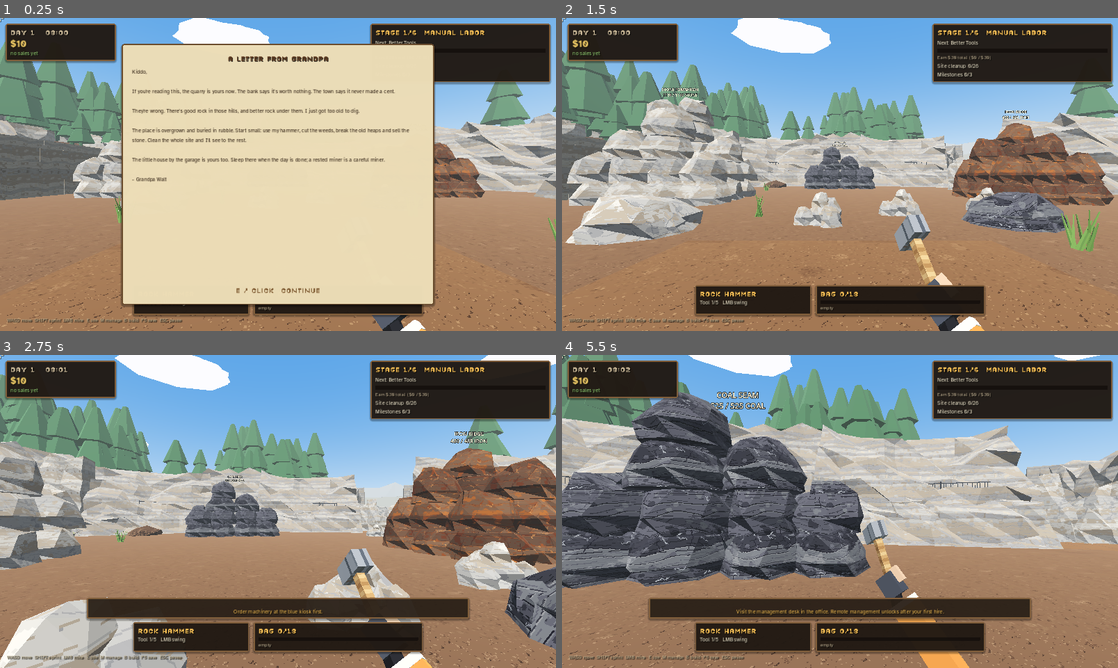
Above: before the commit, frames 1-4 (two rows, left to right).
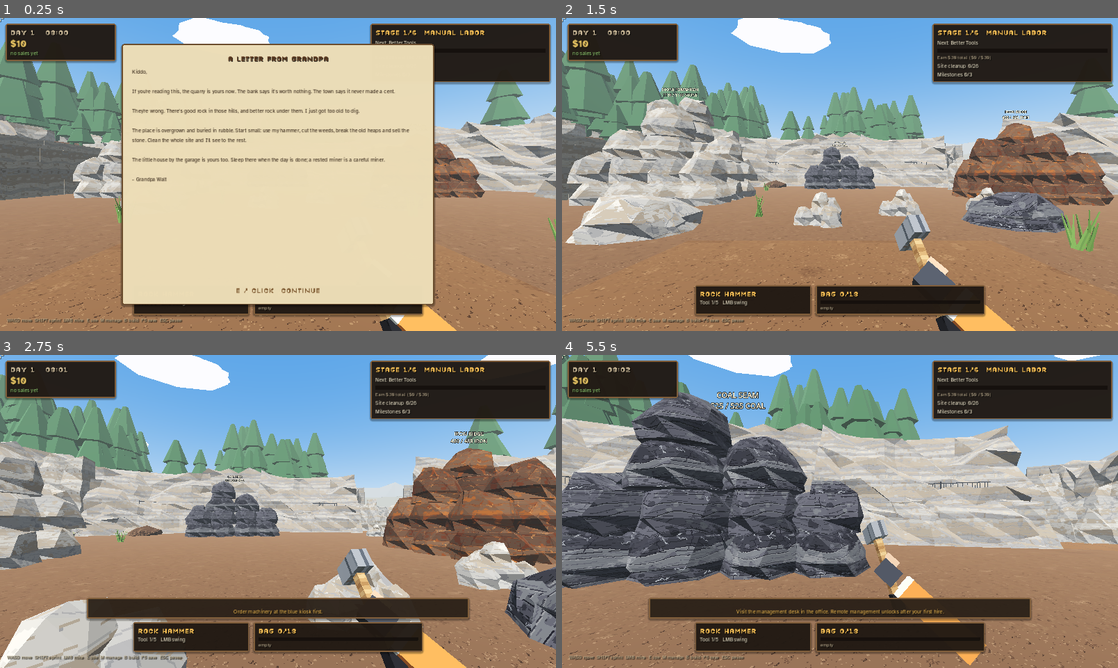
Above: after the commit, the same moments.

Repository: jafetmora79-lab/Quarry-Days
Game: Godot game, scene res://Main.tscn
Two runs of this game, one before a commit and one after it. Both use one fixed random seed, a clock stepped at 60 frames per second and the inputs below.
Inputs (mouse positions are in pixels of both pictures, inside the frame that each line leads up to):
- Up to frame 1 (0.25 s): no input
- Up to frame 2 (1.5 s): tap Enter at 0.5 s; move the mouse to (867, 174) at 0.52 s; hold E (interact) 0.53-1.28 s; hold W (move_forward) from 0.53 s (still down); click (867, 174) at 0.67 s; tap Space at 0.77 s; move the mouse to (812, 174) at 1.27 s; tap E (interact) at 1.35 s
- Up to frame 3 (2.75 s): keep holding W (move_forward); tap Space at 1.52 s; move the mouse to (289, 505) at 2.02 s; hold P (place_machine) from 2.03 s (still down); tap E (interact) at 2.3 s
- Up to frame 4 (5.5 s): keep holding W (move_forward); move the mouse to (834, 517) at 2.77 s; release P (place_machine) at 2.78 s; tap R (rotate_machine) at 2.85 s; click (834, 517) at 2.92 s; tap Space at 3.02, 3.77, 4.52 s; tap E (interact) at 3.05, 3.8, 4.55 s; move the mouse to (878, 514) at 3.52 s; hold Shift (sprint) 3.53-4.28 s; move the mouse to (795, 508) at 4.27 s; tap M at 4.35 s; move the mouse to (845, 511) at 5.02 s; hold E (interact) from 5.03 s (still down); tap G at 5.1 s; click (845, 511) at 5.17 s

The runs differ from the first frame. In frame 1, 0.6% of the frame differs, in the area x 66-83%, y 91-100%; in frame 2, 1.0%; in frame 3, 0.8%; in frame 4, 1.2%, in the area x 56-77%, y 63-100%.

Commit message:
WIP: second hand visible on pickaxe, machine snapping, whiteboard in the office
Co-Authored-By: Claude Sonnet 5.5 <noreply@anthropic.com>
Claude-Session: https://claude.ai/code/session_01BdFm1yVtnu8eVQTLcJwNBQ

Diff:
--- a/scripts/art/quarry_art.gd
+++ b/scripts/art/quarry_art.gd
@@ -363,20 +363,31 @@
 	prop(P_CHAIR, c + Vector3(0.1, 0.16, 1.95), PI)
 	prop(P_FILING, c + Vector3(-1.95, 0.16, 1.85), PI * 0.5)
 	prop(P_DOCS, c + Vector3(-1.95, 0.16, 0.9), PI * 0.5)
-	prop(P_NOTICE, c + Vector3(-2.22, 1.0, -0.6), PI * 0.5)
+	_whiteboard(c + Vector3(-2.23, 1.45, -0.4))
 	prop(P_CLOCK, c + Vector3(1.4, 2.1, 2.2), PI)
 	prop(P_CALENDAR, c + Vector3(2.22, 1.4, 1.2), -PI * 0.5)
 	prop(P_WAITING, c + Vector3(1.85, 0.16, -0.6), -PI * 0.5)
 	solid("Office cabinets", c + Vector3(-1.95, 0.6, 1.4), Vector3(0.6, 1.2, 1.4))
-	# upgrade board outside the door: THE VEIL notice board on two posts
-	var ub := Vector3(game.OFFICE_POS.x, 0, 7.8)
-	prop(P_NOTICE, ub + Vector3(0, 0.55, 0.05), PI)
-	for x in [-0.95, 0.95]:
-		bx(M_WOOD, ub + Vector3(x, 0.95, 0.1), Vector3(0.1, 1.9, 0.1))
-	_sign(root, "Sign_Upgrades", ub + Vector3(0, 2.05, -0.06), Vector2(1.2, 0.3), PI)
 	# break area
 	prop(P_BENCH, Vector3(-14.4, 0, 15.3), PI)
 	prop(P_TRASH, Vector3(-16.4, 0, 15.6))
+
+## The upgrade board: a whiteboard on the office's west wall (E to open the upgrades), with the price list scribbled
+## in marker, a pen tray and a magnet or two.
+func _whiteboard(at: Vector3) -> void:
+	bx("SteelPlate", at, Vector3(0.05, 1.18, 1.98))                                    # aluminium frame
+	MeshKit.inst(root, MeshKit.box(Vector3(0.03, 1.06, 1.86)), MeshKit.flat(Color(0.95, 0.96, 0.94)), at + Vector3(0.025, 0, 0))   # board face
+	bx("SteelPlate", at + Vector3(0.06, -0.58, 0), Vector3(0.1, 0.04, 1.2))            # marker tray
+	for k in range(4):
+		var col: Color = [Color(0.80, 0.18, 0.15), Color(0.18, 0.35, 0.75), Color(0.12, 0.12, 0.14), Color(0.20, 0.55, 0.25)][k]
+		MeshKit.inst(root, MeshKit.box(Vector3(0.02, 0.025, 0.14)), MeshKit.flat(col), at + Vector3(0.09, -0.555, -0.35 + k * 0.22))   # markers
+	for row in range(6):                                                              # scribbled price list
+		var w := 0.9 + 0.12 * float((row * 5) % 4)
+		var col2 := Color(0.14, 0.2, 0.45) if row % 2 == 0 else Color(0.12, 0.12, 0.14)
+		MeshKit.inst(root, MeshKit.box(Vector3(0.012, 0.035, w)), MeshKit.flat(col2), at + Vector3(0.045, 0.18 - row * 0.12, -0.3 + (w - 0.9) * 0.2))
+	_sign(root, "Sign_Upgrades", at + Vector3(0.05, 0.42, 0.0), Vector2(1.1, 0.27), PI * 0.5)
+	for z in [-0.78, 0.78]:
+		MeshKit.inst(root, MeshKit.box(Vector3(0.03, 0.06, 0.06)), MeshKit.flat(Color(0.80, 0.18, 0.15)), at + Vector3(0.055, 0.4, z))   # magnets
 
 ## The player's small house by the garage: a bed to sleep in once the day is done (see main.try_sleep).
 func _home() -> void:
--- a/scripts/main.gd
+++ b/scripts/main.gd
@@ -312,7 +312,7 @@
 	bed.set_meta("kind", "bed")
 	var sell := _solid(world,"Selling station",Vector3(-7,0.85,10),Vector3(2.2,1.7,1.25),Color(0.37,0.26,0.14))
 	sell.set_meta("kind","sell")
-	var shop := _solid(world,"Upgrade board",Vector3(OFFICE_POS.x,1.2,7.8),Vector3(2.1,1.4,0.25),Color(0.15,0.26,0.27))
+	var shop := _solid(world,"Upgrade board",OFFICE_POS + Vector3(-2.2, 1.45, -0.4),Vector3(0.14,1.2,2.0),Color(0.15,0.26,0.27))   # the whiteboard inside the office
 	shop.set_meta("kind","upgrades")
 	var storage := _solid(world,"Storage crate",Vector3(10,0.65,10),Vector3(2,1.3,1.6),Color(0.33,0.23,0.13))
 	storage.set_meta("kind","storage")
@@ -1591,6 +1591,10 @@
 		if not body.collision_layer:
 			continue
 		var d: Vector3 = body.position - pos
+		if str(body.get_meta("kind", "")) == "conveyor":
+			if Vector2(d.x, d.z).length() < 1.7:     # a belt end may touch a machine's port: only the belt body itself blocks
+				return false
+			continue
 		if absf(d.x)<2.1 and absf(d.z)<2.1:
 			return false
 	for i in range(state.crushers.size()):
@@ -1656,6 +1660,13 @@
 		if not snap.is_empty():
 			ghost.position = Vector3(snap["pos"].x, ghost.position.y, snap["pos"].z)
 			placement_yaw = float(snap["yaw"])
+	var snap_note := ""
+	if placement_kind in ["crusher", "advanced_crusher", "output"] and grid_snap:
+		var ms := machine_snap(placement_kind, ghost.position)
+		if not ms.is_empty():
+			ghost.position = Vector3(ms["pos"].x, ghost.position.y, ms["pos"].z)
+			placement_yaw = float(ms["yaw"])
+			snap_note = str(ms["note"])
 	ghost.rotation.y = placement_yaw
 	ghost.visible = true
 	placement_hint = ""
@@ -1665,6 +1676,10 @@
 		placement_hint = "\nIN: %s  ->  OUT: %s%s" % [business.describe_ep(link["src"]), business.describe_ep(link["dst"]), "  |  CONNECTED" if not link["src"].is_empty() and not link["dst"].is_empty() else "  |  align both ends"]
 	else:
 		ghost_valid = placement_valid(ghost.position,placement_yaw)
+		if snap_note != "":
+			placement_hint = "\nCONNECTS: " + snap_note + "  (G = place freely)"
+		elif grid_snap:
+			placement_hint = "\nMove next to a belt end or machine and it snaps into place"
 	if ghost_ok_mat == null:
 		ghost_ok_mat = StandardMaterial3D.new()
 		ghost_ok_mat.albedo_color = Color(0.35, 0.95, 0.4, 0.5)
@@ -2323,6 +2338,12 @@
 		for k in range(4):
 			var yk := float(k) * PI * 0.5
 			cands.append({"pos": op - Business.forward(yk) * 1.75, "yaw": yk})
+	for k in range(4):
+		var yk := float(k) * PI * 0.5
+		cands.append({"pos": business.storage_pos * Vector3(1, 0, 1) - Business.forward(yk) * 2.0, "yaw": yk})   # delivers into the storage crate
+		cands.append({"pos": business.storage_pos * Vector3(1, 0, 1) + Business.forward(yk) * 2.0, "yaw": yk})   # carries away from it
+		for ri in range(prog.rigs.size()):
+			cands.append({"pos": prog.rig_bin_pos(prog.rigs[ri]) * Vector3(1, 0, 1) + Business.forward(yk) * 1.0, "yaw": yk})   # takes from a rig's bin
 	for j in range(business.conveyors.size()):
 		var cp: Vector3 = Business.v3(business.conveyors[j]["position"]) * Vector3(1, 0, 1)
 		var yj := float(business.conveyors[j]["yaw"])
@@ -2331,6 +2352,46 @@
 	for cd in cands:
 		var d := Vector2(at.x, at.z).distance_to(Vector2(cd["pos"].x, cd["pos"].z))
 		if d < best_d and conveyor_valid(Vector3(cd["pos"].x, at.y, cd["pos"].z), float(cd["yaw"])):
+			best_d = d
+			best = cd
+	return best
+
+## Magnetic placement for crushers and output storages: next to a belt end, a crusher chute or an output, the ghost
+## jumps to the spot where the ports meet, facing along the flow, so the machine is connected the moment it is placed.
+## Returns {"pos", "yaw", "note"} or {} when nothing is near (or the connecting spot is blocked).
+func machine_snap(kind: String, at: Vector3) -> Dictionary:
+	var adv := kind == "advanced_crusher"
+	var cands := []
+	for j in range(business.conveyors.size()):
+		var cp: Vector3 = Business.v3(business.conveyors[j]["position"]) * Vector3(1, 0, 1)
+		var yj := float(business.conveyors[j]["yaw"])
+		var fj := Business.forward(yj)
+		var link: Dictionary = business.links[j] if j < business.links.size() else {}
+		if kind == "output":
+			if link.get("dst", {}).is_empty():
+				cands.append({"pos": cp + fj * 1.75, "yaw": yj, "note": "end of conveyor #%d" % (j + 1)})
+		else:
+			if link.get("dst", {}).is_empty():
+				cands.append({"pos": cp + fj * (2.2 if adv else 2.0), "yaw": yj, "note": "feeds from conveyor #%d" % (j + 1)})
+			if link.get("src", {}).is_empty():
+				cands.append({"pos": cp - fj * (2.2 if adv else 2.0), "yaw": yj, "note": "its chute starts conveyor #%d" % (j + 1)})
+	if kind == "output":
+		for i in range(state.crushers.size()):
+			var c: Vector3 = Business.v3(state.crushers[i]["position"]) * Vector3(1, 0, 1)
+			var yc := float(state.crushers[i]["yaw"])
+			cands.append({"pos": c + Business.forward(yc) * (2.8 if int(state.crushers[i].get("tier", 1)) >= 2 else 2.6), "yaw": yc, "note": "crusher #%d chute" % (i + 1)})
+	else:
+		for o in range(business.outputs.size()):
+			var op: Vector3 = Business.v3(business.outputs[o]["position"]) * Vector3(1, 0, 1)
+			for k in range(4):
+				var yk := float(k) * PI * 0.5
+				cands.append({"pos": op - Business.forward(yk) * (2.4 if adv else 2.2), "yaw": yk, "note": "its chute drops into output storage #%d" % (o + 1)})
+	var best := {}
+	var best_d := 3.2
+	for cd in cands:
+		var d := Vector2(at.x, at.z).distance_to(Vector2(cd["pos"].x, cd["pos"].z))
+		var pos := Vector3(cd["pos"].x, at.y, cd["pos"].z)
+		if d < best_d and placement_valid(pos, float(cd["yaw"])):
 			best_d = d
 			best = cd
 	return best
--- a/scripts/tool_view.gd
+++ b/scripts/tool_view.gd
@@ -251,12 +251,12 @@
 ## the screen edge (camera space, -Z is forward). Hands and sleeves are children of the model, so they swing, bob and
 ## vibrate with it and the tool is always visibly held. Single grip on the hammer; two hands on the pickaxes, the drill
 ## (pistol grip + body) and the jackhammer (T-handle).
-const HAND_R_DIR := Vector3(0.40, -0.53, 0.74)
-const HAND_L_DIR := Vector3(-0.45, -0.45, 0.77)
+const HAND_R_DIR := Vector3(0.62, -0.50, 0.60)
+const HAND_L_DIR := Vector3(-0.70, -0.38, 0.60)
 const HANDS := {
-	0: [["R", Vector3(0, 0.09, 0)]],
-	1: [["R", Vector3(0, 0.10, 0)], ["L", Vector3(0, 0.33, 0)]],
-	2: [["R", Vector3(0, 0.12, 0)], ["L", Vector3(0, 0.37, 0)]],
+	0: [["R", Vector3(0, 0.15, 0)]],
+	1: [["R", Vector3(0, 0.17, 0)], ["L", Vector3(0, 0.37, 0)]],
+	2: [["R", Vector3(0, 0.20, 0)], ["L", Vector3(0, 0.41, 0)]],
 	3: [["R", Vector3(0, 0.0, 0.05)], ["L", Vector3(-0.065, 0.12, -0.1)]],
 	4: [["R", Vector3(0.15, 0.0, 0)], ["L", Vector3(-0.15, 0.0, 0)]],
 }
--- /dev/null
+++ b/tests/test_connect.gd
@@ -0,0 +1,69 @@
+extends SceneTree
+## Magnetic machine placement: crushers and outputs snap to belt ends and chutes so they connect when placed.
+##   godot --headless --fixed-fps 60 -s tests/test_connect.gd
+
+var checks := 0
+var failures := []
+
+func check(c: bool, label: String) -> void:
+	checks += 1
+	if not c:
+		failures.append(label)
+		printerr("FAIL: " + label)
+	else:
+		print("PASS: " + label)
+
+func _initialize() -> void:
+	call_deferred("run")
+
+func frames(n: int) -> void:
+	for i in range(n):
+		await physics_frame
+
+func run() -> void:
+	var game = load("res://Main.tscn").instantiate()
+	game.autosave_enabled = false
+	root.add_child(game)
+	await process_frame
+	await frames(4)
+	game.hud.close_card()
+	await process_frame
+	game.hud.close_card()
+	await process_frame
+	game.prog.stage = game.prog.stage_index("large")
+	game.state.money = 90000
+	game.business.milestones["mechanized"] = true
+	# a crusher, with a loose output spot near its chute
+	game.state.new_crusher(Vector3(-8, 0, 3), 0.0, 1)
+	game._create_crusher(0)
+	game.business.compute_links()
+	game.grid_snap = true
+	var sn: Dictionary = game.machine_snap("output", Vector3(-8.3, 0, 0.5))
+	check(not sn.is_empty(), "A an output placed near a crusher's chute snaps to it")
+	var o: int = game.business.add_output(Vector3(sn["pos"].x, 0, sn["pos"].z), float(sn["yaw"]))
+	game._create_output(o)
+	game.business.compute_links()
+	check(game.business.crusher_outputs[0] == o, "A and the crusher's chute drops straight into it (output #%d)" % (o + 1))
+	# a belt from a spot clear of both, then a second crusher snapped onto its end
+	var cs: Dictionary = game.conveyor_snap(Vector3(6.0, 0, 7.0))
+	var bi: int = game.business.add_conveyor(Vector3(6, 0, 7), 0.0)
+	game._create_conveyor(bi)
+	game.business.compute_links()
+	var link: Dictionary = game.business.links[bi]
+	check(link["src"].is_empty() and link["dst"].is_empty(), "B a lone belt starts unconnected")
+	var s2: Dictionary = game.machine_snap("crusher", Vector3(6.2, 0, 4.2))
+	check(not s2.is_empty(), "B a crusher placed near the belt end snaps to it (%s)" % str(s2.get("note", "")))
+	game.state.new_crusher(Vector3(s2["pos"].x, 0, s2["pos"].z), float(s2["yaw"]), 1)
+	game._create_crusher(1)
+	game.business.compute_links()
+	link = game.business.links[bi]
+	check(not link["dst"].is_empty() and str(link["dst"]["type"]) == "crusher", "B and the belt now feeds that crusher without any fiddling")
+	var s3: Dictionary = game.machine_snap("output", Vector3(14.0, 0, 8.0))
+	check(s3.is_empty() or not (str(s3.get("note", "")).begins_with("end of conveyor")), "C a belt that already ends in a machine offers no second end spot")
+	# belts snap to the storage crate
+	var cb: Dictionary = game.conveyor_snap(game.business.storage_pos + Vector3(0, 0, 3.4))
+	check(not cb.is_empty(), "D a belt placed near the storage crate snaps to it")
+	var far: Dictionary = game.machine_snap("crusher", Vector3(-18, 0, 9))
+	check(far.is_empty(), "E far from everything nothing snaps (free placement still works)")
+	print("RESULT: %d checks, %d failures" % [checks, failures.size()])
+	quit(1 if failures.size() > 0 else 0)
--- a/tests/test_phase4.gd
+++ b/tests/test_phase4.gd
@@ -172,7 +172,7 @@
 	# 7 building interactions still reachable through the new geometry
 	check(aim(game, Vector3(-15.5, 0.05, 11.4), PI, -0.5) == "office", "7 management desk inside the office is interactable")
 	check(aim(game, Vector3(-7, 0.05, 7.6), PI, -0.3) == "sell", "7 sales booth counter is interactable")
-	check(aim(game, Vector3(-15.5, 0.05, 6.6), PI, 0.0) == "upgrades", "7 upgrade notice board is interactable")
+	check(aim(game, Vector3(-14.7, 0.2, 11.6), PI * 0.5, 0.0) == "upgrades", "7 the upgrade whiteboard inside the office is interactable")
 	check(aim(game, Vector3(-2, 0.05, 7.8), PI, -0.3) == "shop", "7 machinery order kiosk is interactable")
 	check(aim(game, Vector3(10, 0.05, 7.6), PI, -0.3) == "storage", "7 storage bin is interactable")
 	# 8 worker navigation through the dressed quarry
